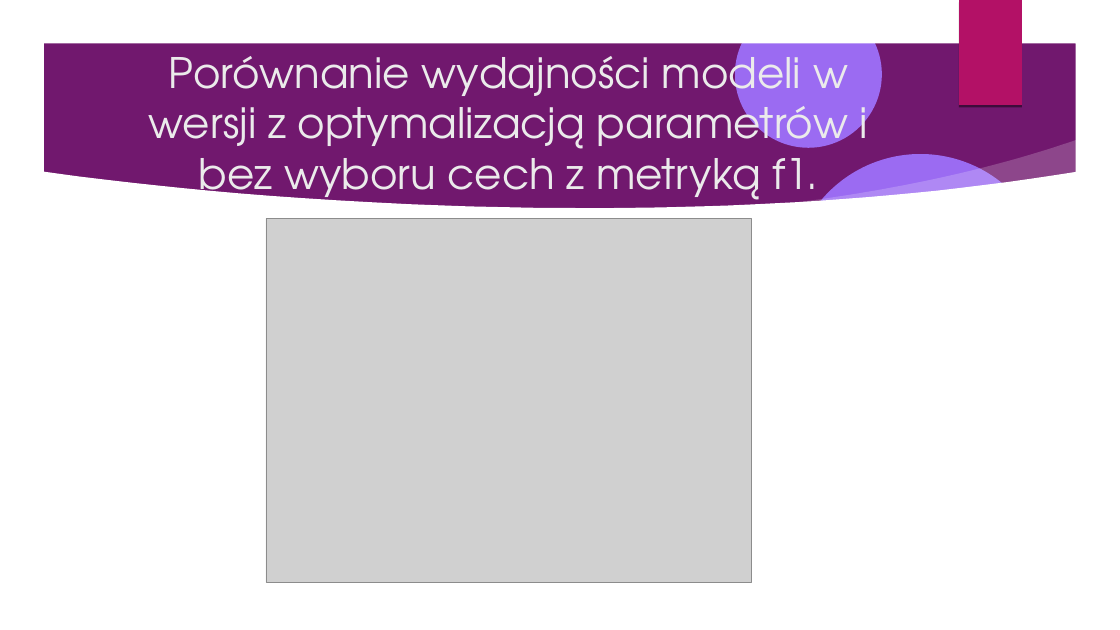
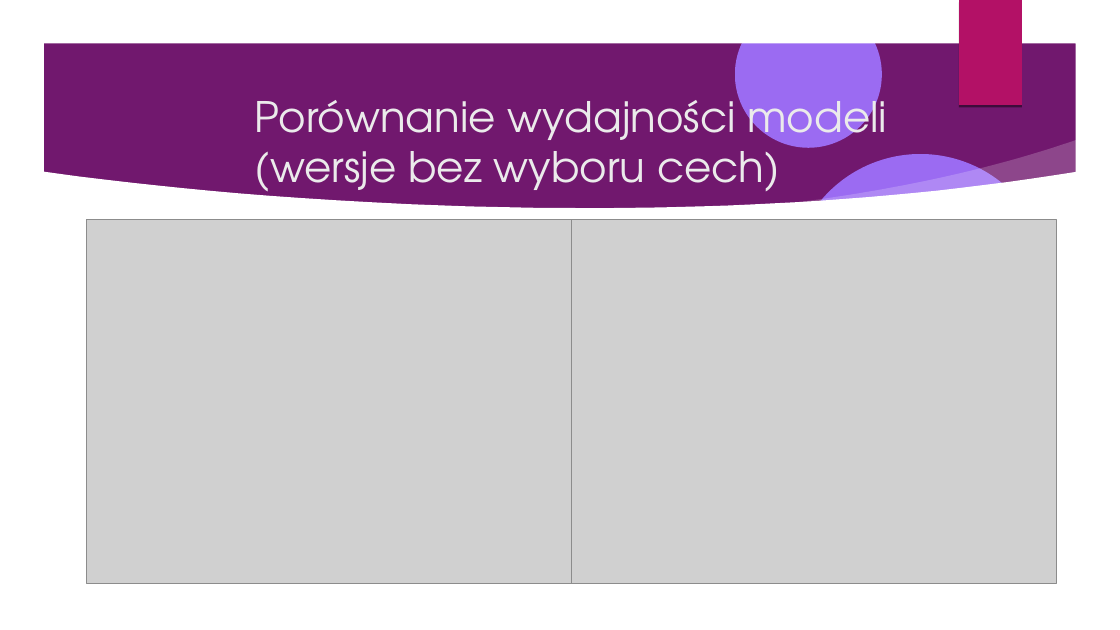
Before and after one commit to Pawel-Tomasz-Nowak/Scientific-collaboration, a slide deck: slide 39 of Prezentacje/prezentacja z ukrojonymi slajdami.odp (slide 42 before the commit). Drawn at 1120x630 pixels with LibreOffice and Linux fonts; fonts in the diff are those of the drawing; grey boxes stand for pictures; background and template pictures are left out. Boxes give left, top, right and bottom in pixels: in the first picture for what was removed or moved away, otherwise in the second. Text is boxed around its words. In the diff, an @@ line names an element or a change of style, - is before the commit and + after.

```diff
--- a/Prezentacje/prezentacja z ukrojonymi slajdami.odp
+++ b/Prezentacje/prezentacja z ukrojonymi slajdami.odp
@@ title at [255,88,887,202]: text changed @@
-Porównanie wydajności modeli w wersji z optymalizacją parametrów i bez wyboru cech z metryką f1.
+Porównanie wydajności modeli (wersje bez wyboru cech)
@@ picture: place and size @@
-picture at [266,218,751,582]
+picture at [86,219,571,583]
@@ picture added at [571,219,1056,583] @@
```
Also in this commit, not shown: 24 other slides changed, 5 slides added, 11 slides removed, 3 other files.
